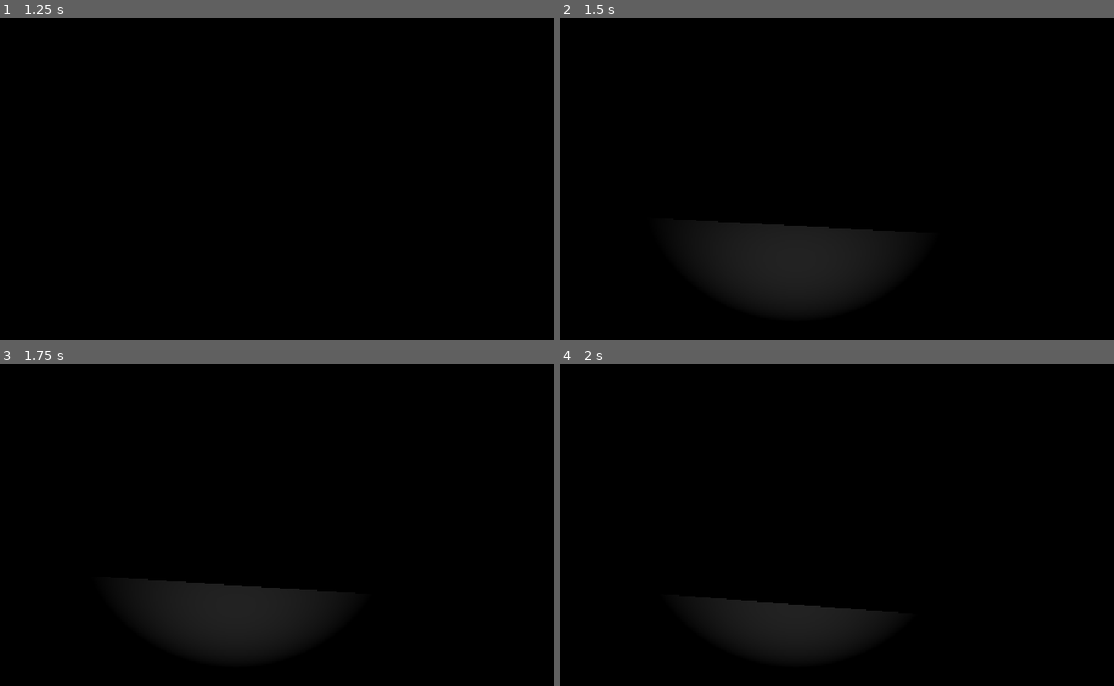
Above: before the commit, frames 1-4 (two rows, left to right).
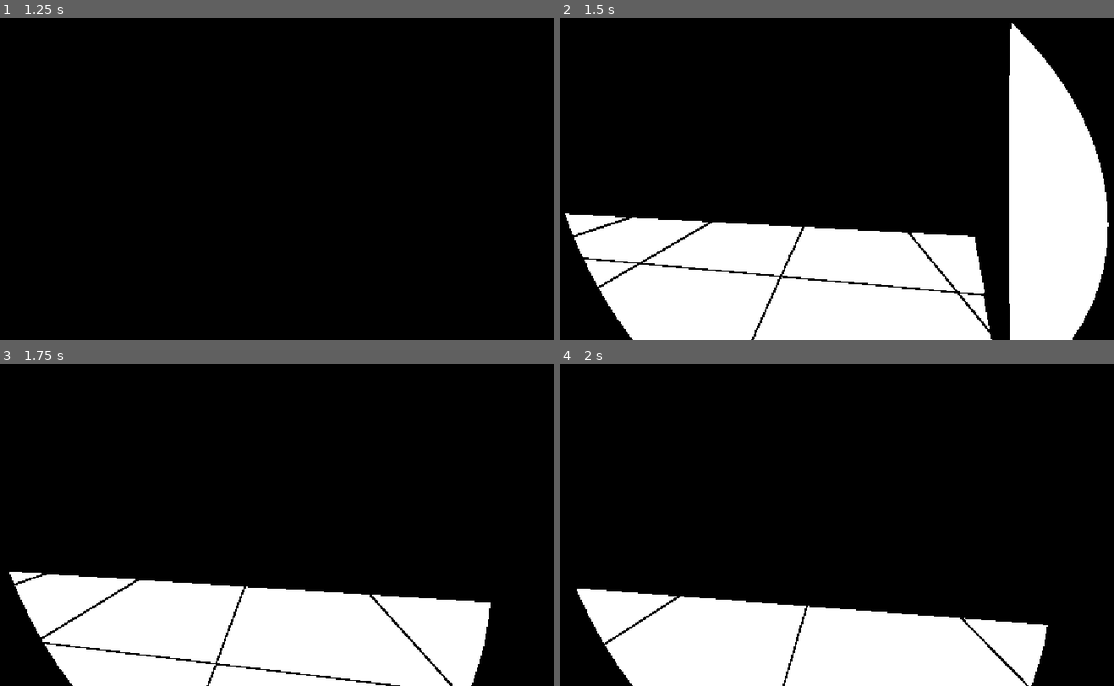
Above: after the commit, the same moments.

Repository: gpwid/gamejam-dinamik21-sparklestudios
Game: Godot game, scene res://scenes/level/test_world.tscn
Same seed, same stepped clock (60 frames per second), same inputs: the game is played once before the commit and once after it. Before the commit the project starts from res://scenes/characters/test_world.tscn.
Inputs (mouse positions are in pixels of both pictures, inside the frame that each line leads up to):
- Up to frame 1 (1.25 s): tap Enter at 0.5 s; move the mouse to (271, 146) at 0.52 s; hold W (move_forward) from 0.53 s (still down); hold Shift (sprint) from 0.53 s (still down)
- Up to frame 2 (1.5 s): keep holding W (move_forward); tap Space at 1.25 s; move the mouse to (759, 150) at 1.27 s; release Shift (sprint) at 1.28 s; click (759, 150) at 1.35 s
- Up to frame 3 (1.75 s): keep holding W (move_forward)
- Up to frame 4 (2 s): keep holding W (move_forward)

Frame 1 is identical in both runs. In frame 2, 37% of the frame differs, in the area x 0-100%, y 1-100%; in frame 3, 24%; in frame 4, 19%.

Commit message:
noir shading

Diff:
--- /dev/null
+++ b/assets/material/noirtoon_shader.tres
@@ -0,0 +1,4 @@
+[gd_resource type="StandardMaterial3D" format=3 uid="uid://bemel6bqisshu"]
+
+[resource]
+diffuse_mode = 3
--- /dev/null
+++ b/assets/material/shader.gdshader
@@ -0,0 +1,56 @@
+shader_type spatial;
+render_mode ambient_light_disabled, specular_disabled;
+
+// Tekstur garis hitam-putih dari Blender (Opsional: kalau kosong, otomatis putih polos)
+uniform sampler2D ink_texture : source_color, hint_default_white, filter_nearest;
+
+uniform float outline_thickness : hint_range(0.0, 1.0) = 0.45;
+uniform bool use_floor_grid = true;
+uniform float grid_size = 2.0;
+
+varying vec3 world_pos;
+varying vec3 world_normal;
+
+void vertex() {
+	world_pos = (MODEL_MATRIX * vec4(VERTEX, 1.0)).xyz;
+	world_normal = normalize((MODEL_MATRIX * vec4(NORMAL, 0.0)).xyz);
+}
+
+void fragment() {
+	// Membaca gambar hitam-putih dari Blender (jika ada)
+	vec4 tex = texture(ink_texture, UV);
+	// Memastikan warnanya tegas 1-Bit (Hitam atau Putih saja, tanpa blur!)
+	ALBEDO = vec3(step(0.5, (tex.r + tex.g + tex.b) / 3.0));
+}
+
+void light() {
+	float NdotL = max(dot(NORMAL, LIGHT), 0.0);
+	float in_light = step(0.05, ATTENUATION) * step(0.01, NdotL);
+
+	if (in_light < 0.5) {
+		DIFFUSE_LIGHT += vec3(0.0);
+	} else {
+		float rim_edge = 1.0 - max(dot(NORMAL, VIEW), 0.0);
+		vec3 normal_jump = fwidth(NORMAL);
+		float hard_corner = step(0.15, length(normal_jump));
+
+		float is_floor_or_ceiling = step(0.8, abs(world_normal.y));
+		float rim_outline = step(1.0 - outline_thickness, rim_edge) * (1.0 - is_floor_or_ceiling);
+		float is_outline = max(rim_outline, hard_corner);
+
+		float floor_line = 0.0;
+		if (use_floor_grid && is_floor_or_ceiling > 0.5) {
+			vec2 grid = abs(fract(world_pos.xz / grid_size - 0.5) - 0.5) / fwidth(world_pos.xz / grid_size);
+			float line = min(grid.x, grid.y);
+			floor_line = 1.0 - min(line, 1.0);
+		}
+
+		// Menggabungkan warna putih permukaan dengan garis tekstur dari Blender (ALBEDO)
+		float final_ink = ALBEDO.r;
+		if (is_outline > 0.5 || floor_line > 0.35) {
+			final_ink = 0.0;
+		}
+
+		DIFFUSE_LIGHT += vec3(final_ink);
+	}
+}
--- a/project.godot
+++ b/project.godot
@@ -18,12 +18,6 @@
 [audio]
 
 buses/default_bus_layout="uid://dwxguudplrav4"
-
-[autoload]
-
-DialogueManager="*uid://c3rodes2l3gxb"
-PhantomCameraManager="*uid://duq6jhf6unyis"
-_mcp_game_helper="*res://addons/godot_ai/runtime/game_helper.gd"
 
 [display]
 
--- a/scenes/characters/player.tscn
+++ b/scenes/characters/player.tscn
@@ -1,6 +1,6 @@
 [gd_scene format=3 uid="uid://b83uw3cacuhso"]
 
-[ext_resource type="Script" uid="uid://dsrej012wr47s" path="res://scenes/characters/player.gd" id="1_rp718"]
+[ext_resource type="Script" uid="uid://dsrej012wr47s" path="res://scripts/characters/player.gd" id="1_rp718"]
 
 [sub_resource type="CapsuleShape3D" id="CapsuleShape3D_ol4vb"]
 
@@ -13,9 +13,14 @@
 [node name="Camera3D" type="Camera3D" parent="Head" unique_id=2034605404]
 
 [node name="Flashlight" type="SpotLight3D" parent="Head/Camera3D" unique_id=818398398]
+transform = Transform3D(1, 0, 0, 0, 1, 0, 0, 0, 1, 0.3, -0.351, 0)
+light_energy = 8.0
 shadow_enabled = true
-spot_range = 15.0
-spot_angle = 35.0
+shadow_bias = 0.05
+shadow_reverse_cull_face = true
+spot_range = 25.0
+spot_attenuation = 0.5
+spot_angle_attenuation = 0.0
 
 [node name="CollisionShape3D" type="CollisionShape3D" parent="." unique_id=214696391]
 transform = Transform3D(1, 0, 0, 0, 1, 0, 0, 0, 1, 0, 1, 0)
--- a/scenes/characters/test_world.tscn
+++ /dev/null
@@ -1,19 +0,0 @@
-[gd_scene format=3 uid="uid://d0se26gd7y5gw"]
-
-[ext_resource type="PackedScene" uid="uid://b83uw3cacuhso" path="res://scenes/characters/player.tscn" id="1_klkgc"]
-
-[sub_resource type="Environment" id="Environment_ol4vb"]
-background_mode = 1
-ambient_light_source = 2
-
-[node name="TestWorld" type="Node3D" unique_id=319136204]
-
-[node name="CSGBox3D" type="CSGBox3D" parent="." unique_id=1141823545]
-transform = Transform3D(1, 0, 0, 0, 1, 0, 0, 0, 1, 0, -0.2290039, 0)
-use_collision = true
-size = Vector3(20, 0.05, 20)
-
-[node name="WorldEnvironment" type="WorldEnvironment" parent="." unique_id=885196880]
-environment = SubResource("Environment_ol4vb")
-
-[node name="Player" parent="." unique_id=1286990361 instance=ExtResource("1_klkgc")]
--- /dev/null
+++ b/scenes/level/test_world.tscn
@@ -0,0 +1,71 @@
+[gd_scene format=3 uid="uid://d0se26gd7y5gw"]
+
+[ext_resource type="Shader" uid="uid://d0hcep24byfct" path="res://assets/material/shader.gdshader" id="1_au0yo"]
+[ext_resource type="PackedScene" uid="uid://b83uw3cacuhso" path="res://scenes/characters/player.tscn" id="2_sspuo"]
+[ext_resource type="Material" uid="uid://bemel6bqisshu" path="res://assets/material/noirtoon_shader.tres" id="3_q1j05"]
+
+[sub_resource type="ShaderMaterial" id="ShaderMaterial_eno46"]
+render_priority = 0
+shader = ExtResource("1_au0yo")
+shader_parameter/outline_thickness = 0.45
+shader_parameter/use_floor_grid = true
+shader_parameter/grid_size = 2.0
+
+[sub_resource type="Environment" id="Environment_ol4vb"]
+background_mode = 1
+ambient_light_source = 1
+
+[sub_resource type="CylinderMesh" id="CylinderMesh_6nl1r"]
+
+[sub_resource type="ShaderMaterial" id="ShaderMaterial_au0yo"]
+render_priority = 0
+shader = ExtResource("1_au0yo")
+shader_parameter/outline_thickness = 0.45
+shader_parameter/use_floor_grid = true
+shader_parameter/grid_size = 2.0
+
+[sub_resource type="TorusMesh" id="TorusMesh_ol4vb"]
+
+[sub_resource type="BoxMesh" id="BoxMesh_pkxlf"]
+size = Vector3(1, 3.3452148, 1.9870605)
+
+[sub_resource type="BoxMesh" id="BoxMesh_au0yo"]
+size = Vector3(1, 1.2561035, 0.9803467)
+
+[node name="TestWorld" type="Node3D" unique_id=319136204]
+
+[node name="CSGBox3D" type="CSGBox3D" parent="." unique_id=1141823545]
+transform = Transform3D(1, 0, 0, 0, 1, 0, 0, 0, 1, 0, -0.2290039, 0)
+use_collision = true
+size = Vector3(20, 0.05, 20)
+material = SubResource("ShaderMaterial_eno46")
+
+[node name="WorldEnvironment" type="WorldEnvironment" parent="." unique_id=885196880]
+environment = SubResource("Environment_ol4vb")
+
+[node name="Player" parent="." unique_id=1286990361 instance=ExtResource("2_sspuo")]
+
+[node name="CSGMesh3D" type="CSGMesh3D" parent="." unique_id=1048378567]
+transform = Transform3D(1, 0, 0, 0, 2.2825296, 0, 0, 0, 1, 2.281, 2, -6.783394)
+mesh = SubResource("CylinderMesh_6nl1r")
+material = SubResource("ShaderMaterial_au0yo")
+
+[node name="MeshInstance3D" type="MeshInstance3D" parent="." unique_id=1533907514]
+transform = Transform3D(0.6733008, 0.7393687, 0, -0.7393687, 0.6733008, 0, 0, 0, 1, -3.0277483, 2.459508, 0)
+mesh = SubResource("TorusMesh_ol4vb")
+surface_material_override/0 = ExtResource("3_q1j05")
+
+[node name="MeshInstance3D2" type="MeshInstance3D" parent="." unique_id=1574611218]
+transform = Transform3D(1, 0, 0, 0, 1, 0, 0, 0, 1, -3.0638356, 1.1726074, 2.2403736)
+mesh = SubResource("BoxMesh_pkxlf")
+surface_material_override/0 = ExtResource("3_q1j05")
+
+[node name="MeshInstance3D3" type="MeshInstance3D" parent="." unique_id=1581642033]
+transform = Transform3D(0.55679446, 0.8306503, 0, -0.8306503, 0.55679446, 0, 0, 0, 1, -3.0638356, 2.9209726, 2.2403736)
+mesh = SubResource("BoxMesh_pkxlf")
+surface_material_override/0 = ExtResource("3_q1j05")
+
+[node name="MeshInstance3D4" type="MeshInstance3D" parent="." unique_id=1608972418]
+transform = Transform3D(1, 0, 0, 0, 1, 0, 0, 0, 1, 2.679356, 0.12805176, 2.7437305)
+mesh = SubResource("BoxMesh_au0yo")
+surface_material_override/0 = ExtResource("3_q1j05")
Not shown, added: assets/material/shader.gdshader.uid
Renamed: scenes/characters/player.gd -> scripts/characters/player.gd
Renamed: scenes/characters/player.gd.uid -> scripts/characters/player.gd.uid
